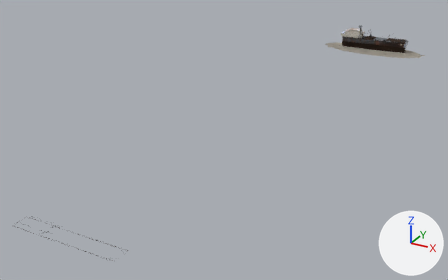
A saved change to the glTF model public/assets/models/wasteland/scablands/ships.glb.
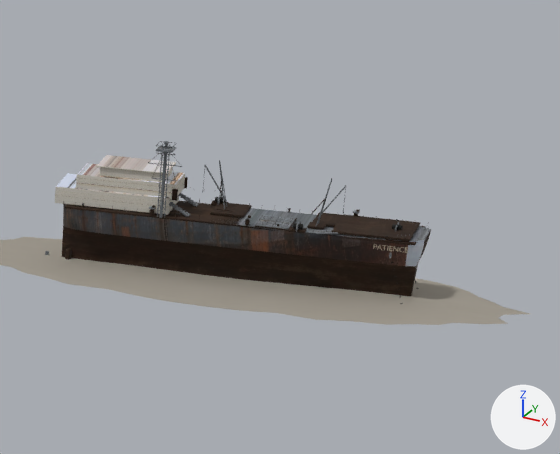
Each version appears first whole from a 50 mm lens placed at (207.6, -206.3, 185.5), pointed at (-18.4, 204.5, -19.9), and next in a close-up on the part from 74% to 96% of the width and 0% to 29% of the height. Lighting does not change. The marker at lower right points along +X, +Y and +Z. The last two pictures show the newer version. Where no turn or scale is listed for an object, it has been applied to the vertices. Vertices at exactly the same position are counted once.

Script lines for the objects in view, before the commit:
```python
ob_ship_patience_geometry = bpy.data.objects.new('ship-patience geometry', me_ship_patience_hull_welded_hull)
ob_ship_patience_geometry.location = (27.0, 470.0, 6.0)
ob_ship_patience_mast_geometry = bpy.data.objects.new('ship-patience:mast geometry', me_cube_215)
ob_ship_patience_mast_geometry.parent = ob_ship_patience_mast
ob_ship_patience_mast_geometry.location = (-15.72, -6.0, 12.5)
ob_ship_patience_mast_geometry.rotation_euler = (0.0, 0.0, -3.142)  # degrees (0, 0, -180)
ob_ship_patience_upperworks_geometry = bpy.data.objects.new('ship-patience:upperworks geometry', me_patience_aft_deckhouse_thick_photographic_panels)
ob_ship_patience_upperworks_geometry.location = (27.0, 470.0, 6.0)
ob_ship_place_spread_sand_0 = bpy.data.objects.new('ship-place-spread-sand-0', me_ship_place_spread_sand_0_mesh)
ob_ship_place_spread_sand_0.location = (0.0, 0.0, 0.0)
```
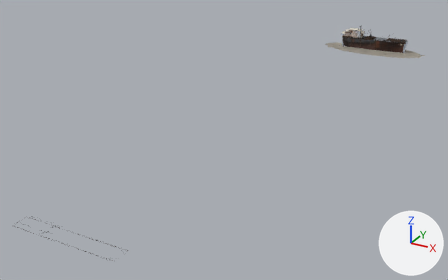
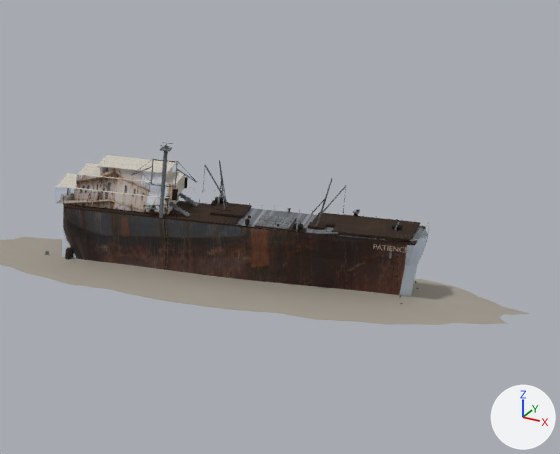
Commit message: Shape Patience hull and mast for round 5

Not visible in the close-ups: part 12 of me_cube_215.

What differs and where, as boxes [x1, y1, x2, y2] in the close-ups (560 x 454 px; the box of a moved part takes in the faces that stretch with it):
'ship-patience geometry', reshaped: before [62, 160, 431, 296]; after [62, 160, 429, 296]
'ship-patience:mast geometry', reshaped, moved, turned: before [148, 141, 182, 218]; after [131, 142, 197, 218]
part 1 of me_ship_patience_hull_welded_hull, moved or reshaped: before [396, 221, 431, 296]; after [396, 221, 428, 296]
part 2 of me_ship_patience_hull_welded_hull, surface changed: [62, 204, 422, 295] in both
part 3 of me_ship_patience_hull_welded_hull, recoloured (lighter): [62, 227, 398, 295] in both
part 4 of me_cube_215, added: after [159, 145, 168, 218]
part 5 of me_cube_215, added: after [151, 160, 154, 186]
part 6 of me_cube_215, added: after [175, 161, 178, 188]
part 7 of me_cube_215, moved or reshaped (not visible before): after [131, 166, 152, 176]
part 8 of me_cube_215, moved or reshaped (not visible before): after [176, 169, 197, 183]
part 9 of me_cube_215, added: after [160, 146, 172, 152]
part 10 of me_cube_215, added: after [152, 184, 175, 187]
part 11 of me_cube_215, added: after [153, 159, 177, 162]
part 13 of me_cube_215, moved or reshaped (not visible before): after [178, 162, 196, 181]
part 14 of me_cube_215, deleted: before [152, 141, 180, 218]
part 15 of me_cube_215, moved or reshaped (not visible afterwards): before [148, 144, 182, 218]
part 16 of me_patience_aft_deckhouse_thick_photographic_panels, recoloured: [97, 166, 167, 174] in both

Diff of the bpy script that builds the scene:
```diff
--- a/public/assets/models/wasteland/scablands/ships.glb.py
+++ b/public/assets/models/wasteland/scablands/ships.glb.py
@@ me_ship_patience_hull_welded_hull @@
-me_ship_patience_hull_welded_hull.from_pydata(...)  # 3443 vertices, 5910 faces; spans x -36.0..36.2, y -8.4..7.7, z -12.2..15.3
+me_ship_patience_hull_welded_hull.from_pydata(...)  # 3454 vertices, 5932 faces; spans x -36.0..36.0, y -8.4..7.7, z -12.2..15.3
+# me_ship_patience_hull_welded_hull part 1: 55 vertices moved from x 30.7..35.9, y -2.8..6.6, z -1.1..6.4 to x 30.7..35.9, y -2.8..6.3, z -12.2..6.4; 9 vertices removed from x 33.0..36.2, y -1.3..5.6, z -1.1..5.5; 20 vertices added at x 33.0..36.0, y 0.0..4.2, z -1.1..5.4
+# me_ship_patience_hull_welded_hull part 2: 342 kept faces spanning x -36.0..34.4, y -7.4..7.1, z -12.2..8.7 get new texture (UV) coordinates
+# me_ship_patience_hull_welded_hull part 3: 59 faces spanning x -36.0..32.8, y -3.9..4.1, z -12.2..-0.8 switch from mat_town___rusted_steel (picture img_town_tile___rusted_steel) to mat_ship_hull___projected_freighter_photograph (picture img_patience_hull_projection)
 me_ship_patience_hull_welded_hull.materials.append(mat_town___galvanised_tin)
@@ me_cube_215 @@
 # used by ob_ship_patience_mast_geometry; parent = ob_ship_patience_mast; location = (-15.72, -6.0, 12.5); rotation_euler = (0.0, 0.0, -3.142), in degrees (0, 0, -180)
-me_cube_215.from_pydata(...)  # 600 vertices, 944 faces; spans x -4.1..2.7, y -1.6..1.6, z -7.5..7.5
+me_cube_215.from_pydata(...)  # 384 vertices, 604 faces; spans x -6.6..6.6, y -1.0..1.0, z -7.3..7.6
+# me_cube_215 part 4: a new loose piece, a 24-sided cylinder along z spanning x -0.38..0.38, y -0.38..0.38, z -7.3..7.3, in mat_town___galvanised_tin (picture img_town_tile___galvanised_tin)
+# me_cube_215 part 5: a new loose piece, a box spanning x -2.49..-2.31, y -0.08..0.08, z -1.0..4.5, in mat_town___galvanised_tin (picture img_town_tile___galvanised_tin)
+# me_cube_215 part 6: a new loose piece, a box spanning x 2.31..2.49, y -0.08..0.08, z -1.0..4.5, in mat_town___galvanised_tin (picture img_town_tile___galvanised_tin)
+# me_cube_215 part 7: the loose piece of 8 vertices spanning x -1.4..0.0, y 0.0, z 1.7 is turned -28.7 degrees about the y axis through its middle and scaled by 3.33, then moved by (-3.8, 0.0, 0.1), in mat_town___galvanised_tin (picture img_town_tile___galvanised_tin)
+# me_cube_215 part 8: the loose piece of 8 vertices spanning x -1.4..0.0, y 0.0, z 2.0 is multiplied about its middle by the matrix ((-2.921, 0.0, 1.599), (0.0, -3.33, 0.0), (1.599, 0.0, 2.921)), then moved by (5.2, 0.0, -0.3), in mat_town___galvanised_tin (picture img_town_tile___galvanised_tin)
+# me_cube_215 part 9: a new loose piece, a box spanning x -1.0..1.0, y -1.0..1.0, z 6.57..6.83, in mat_town___galvanised_tin (picture img_town_tile___galvanised_tin)
+# me_cube_215 part 10: a new loose piece, a box spanning x -2.4..2.4, y -0.07..0.07, z -0.87..-0.73, in mat_town___rusted_steel (picture img_town_tile___rusted_steel)
+# me_cube_215 part 11: a new loose piece, a box spanning x -2.4..2.4, y -0.07..0.07, z 4.23..4.37, in mat_town___rusted_steel (picture img_town_tile___rusted_steel)
+# me_cube_215 part 12: the loose piece of 16 vertices spanning x -3.2..-0.7, y 0.0, z 0.3..6.8 is scaled about its middle by (-1.75, -1.29, -0.605), then moved by (-2.6, 0.0, -1.0)
+# me_cube_215 part 13: the loose piece of 16 vertices spanning x -0.8..1.7, y 0.0, z 0.3..6.8 is scaled about its middle by (-1.75, -1.29, -0.605), then moved by (4.0, 0.0, -1.0)
+# me_cube_215 part 14: 50 loose pieces with 416 vertices, spanning x -4.1..1.7, y -1.5..1.5, z -7.5..7.5, are deleted
+# me_cube_215 part 15: 136 vertices removed from x -4.1..2.7, y -1.6..1.6, z -7.5..7.5; 88 vertices added at x -0.3..0.3, y 0.0, z 3.3..6.5
+# other edits to the shape of me_cube_215 do not show in these pictures
 me_cube_215.materials.append(mat_town___galvanised_tin)
 me_cube_215.materials.append(mat_town___iron_dark)
+me_cube_215.materials.append(mat_town___rusted_steel)  # picture img_town_tile___rusted_steel
@@ me_patience_aft_deckhouse_thick_photographic_panels @@
 me_patience_aft_deckhouse_thick_photographic_panels.from_pydata(...)  # 224 vertices, 432 faces; spans x -37.2..-12.6, y -7.8..3.3, z 4.9..13.7
+# me_patience_aft_deckhouse_thick_photographic_panels part 16: 23 faces spanning x -37.2..-13.3, y -7.8..3.3, z 4.9..13.7 switch from mat_patience___worn_white_painted_steel_tile (picture img_patience_white_painted_steel) to mat_ship_upperworks___matching_freighter_photograph (picture img_ships_hull_photo)
@@ ob_ship_patience_mast_geometry @@
 ob_ship_patience_mast_geometry.parent = ob_ship_patience_mast
-ob_ship_patience_mast_geometry.location = (-15.72, -6.0, 12.5)
-ob_ship_patience_mast_geometry.rotation_euler = (0.0, 0.0, -3.142)  # degrees (0, 0, -180)
+ob_ship_patience_mast_geometry.location = (-15.0, -6.0, 12.3)
```
